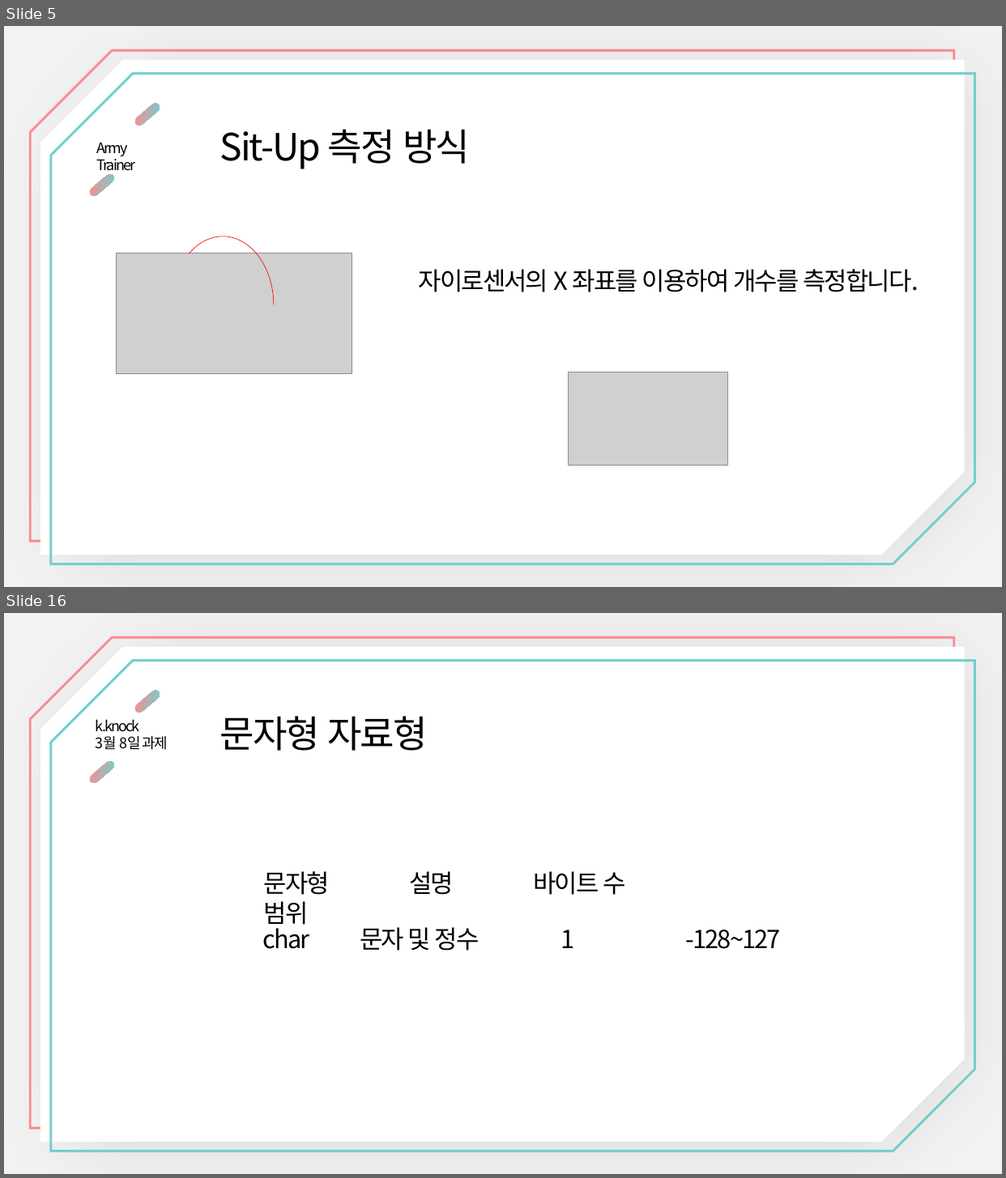
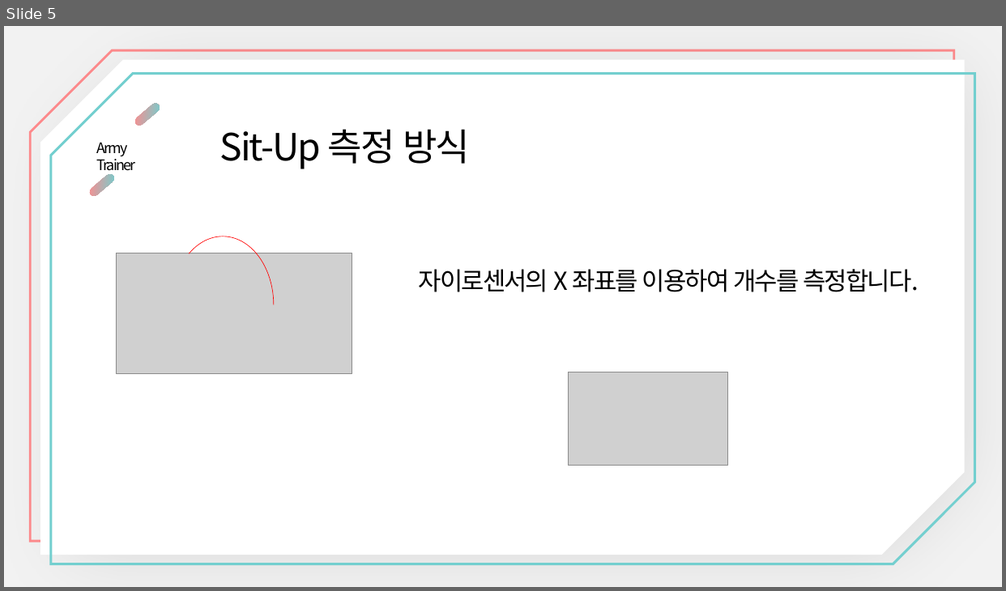
Before and after one commit to nilsys/App_ArmyTrainer_nanglam, a slide deck: PPT/App_ArmyTrainer_nanglam.ppt. Shown one above the other, each under a label of ours: slides 5 and 16 before the commit, slide 5 after it; the slides between them are not shown. The pictures are 1006x1178 and 1006x591 pixels, drawn with LibreOffice and Linux fonts; fonts in the diff are those of the drawing; grey boxes stand for pictures. Boxes give left, top, right and bottom in pixels: in the first picture for what was removed or moved away, otherwise in the second. Text is boxed around its words. In the diff, an @@ line names an element or a change of style, - is before the commit and + after.

```diff
--- a/PPT/App_ArmyTrainer_nanglam.ppt
+++ b/PPT/App_ArmyTrainer_nanglam.ppt
@@ slide 16 removed at [4, 613, 1002, 1174], background #F2F2F2 @@
@@ snip diag rect removed at [30, 637, 954, 1129] @@
@@ snip diag rect removed at [40, 647, 965, 1142] @@
@@ snip diag rect removed at [51, 660, 975, 1152] @@
@@ pill shape removed at [134, 689, 161, 714] @@
@@ text removed at [96, 719, 167, 750] @@
-k.knock
-3월 8일 과제
@@ text removed at [219, 716, 428, 751] @@
-문자형 자료형
@@ pill shape removed at [88, 760, 116, 785] @@
@@ text removed at [264, 871, 625, 895] @@
-문자형 설명 바이트 수 범위
@@ text removed at [263, 923, 781, 951] @@
-char 문자 및 정수 1 -128~127
```
Also in this commit, not shown: 1 slide changed, 17 slides added, 17 other slides removed, 1 other file.
